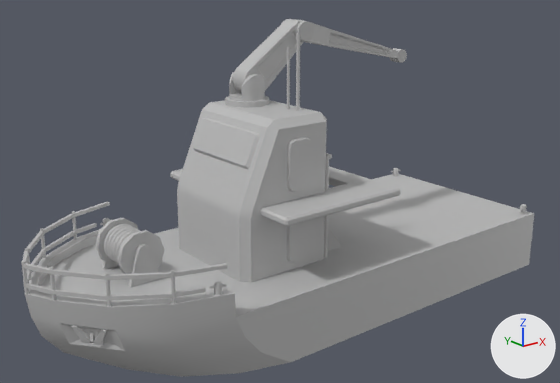
The FBX model 3d game fps/Assets/Models/icebreaker boat/icebreacker boat.fbx: old version first, new version second.
Both versions are drawn from a 50 mm camera at (-0.779, -0.767, 0.422) aimed at (-0.13, 0.045, 0.098). Arrows for +X, +Y and +Z are at lower right; the lights stay in place. Where no turn or scale is listed for an object, it has been applied to the vertices.

Script lines for the objects in view, before the commit:
```python
me_mesh = bpy.data.meshes.new('Mesh')
me_mesh.from_pydata(...)  # 2753 vertices, 2655 faces; spans x -0.364..0.364, y -0.141..0.141, z -0.187..0.187
me_mesh.materials.append(mat_lambert1)  # grey #bcbcbc
ob_boat = bpy.data.objects.new('boat', me_mesh)
ob_boat.location = (-0.152, 0.0, 0.146)
```
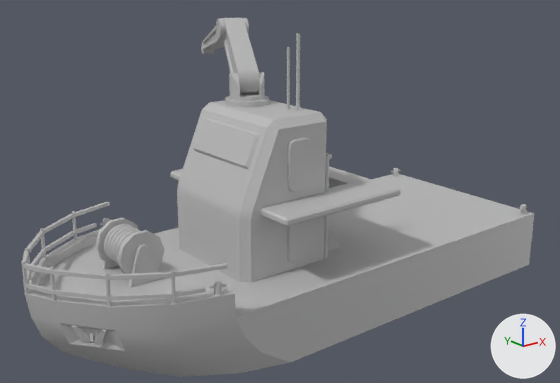
Pixel boxes [x1, y1, x2, y2] of what changed, in the pictures (560 x 383 px; the box of a moved part takes in the faces that stretch with it):
```json
{"object": "boat", "change": "reshaped", "before": [21, 19, 534, 377], "after": [21, 18, 534, 377]}
{"part": 1, "of": "me_mesh", "change": "moved or reshaped", "before": [225, 72, 269, 107], "after": [225, 72, 269, 107]}
{"part": 2, "of": "me_mesh", "change": "moved or reshaped", "before": [233, 19, 305, 93], "after": [223, 18, 259, 94]}
{"part": 3, "of": "me_mesh", "change": "moved or reshaped", "before": [281, 19, 399, 59], "after": [203, 18, 249, 50]}
{"part": 4, "of": "me_mesh", "change": "moved or reshaped", "before": [389, 48, 407, 63], "after": [201, 42, 214, 54]}
```

Scene script edits in JSON lines:
```json
{"block": "me_mesh", "where": "me_mesh.from_pydata(...)  # 2753 vertices, 2655 faces; spans x -0.364..0.364, y -0.141..0.141, z -0.187..0.187"}
{"block": "me_mesh", "where": "# used by ob_boat; location = (-0.152, 0.0, 0.146)"}
{"block": "me_mesh", "change": "me_mesh part 1: the loose piece of 115 vertices spanning x -0.069..-0.012, y 0.006..0.063, z 0.086..0.125 is turned 66.6 degrees about the z axis through its middle"}
{"block": "me_mesh", "change": "me_mesh part 2: the loose piece of 66 vertices spanning x -0.053..0.053, y 0.021..0.048, z 0.097..0.187 is turned 66.6 degrees about the z axis through its middle, then moved by (-0.024, 0.037, 0.0)"}
{"block": "me_mesh", "change": "me_mesh part 3: the loose piece of 96 vertices spanning x 0.03..0.232, y 0.015..0.054, z 0.121..0.187 is turned 66.6 degrees about the z axis through its middle, then moved by (-0.103, 0.157, 0.0)"}
{"block": "me_mesh", "change": "me_mesh part 4: the loose piece of 22 vertices spanning x 0.229..0.249, y 0.026..0.043, z 0.114..0.135 is turned 66.6 degrees about the z axis through its middle, then moved by (-0.169, 0.256, 0.0)"}
```
